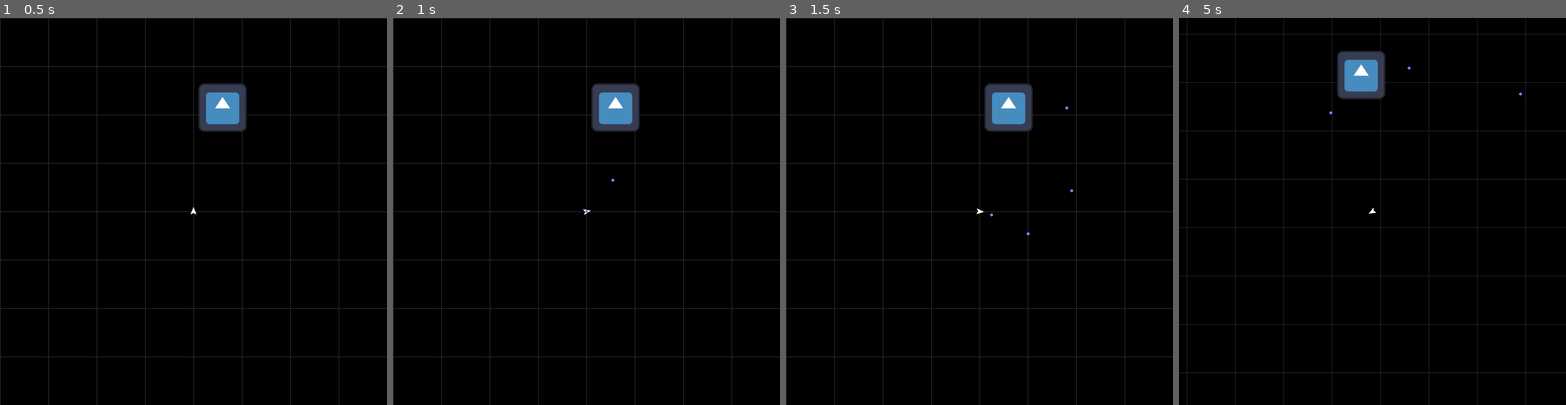
Above: before the commit, frames 1-4 (left to right).
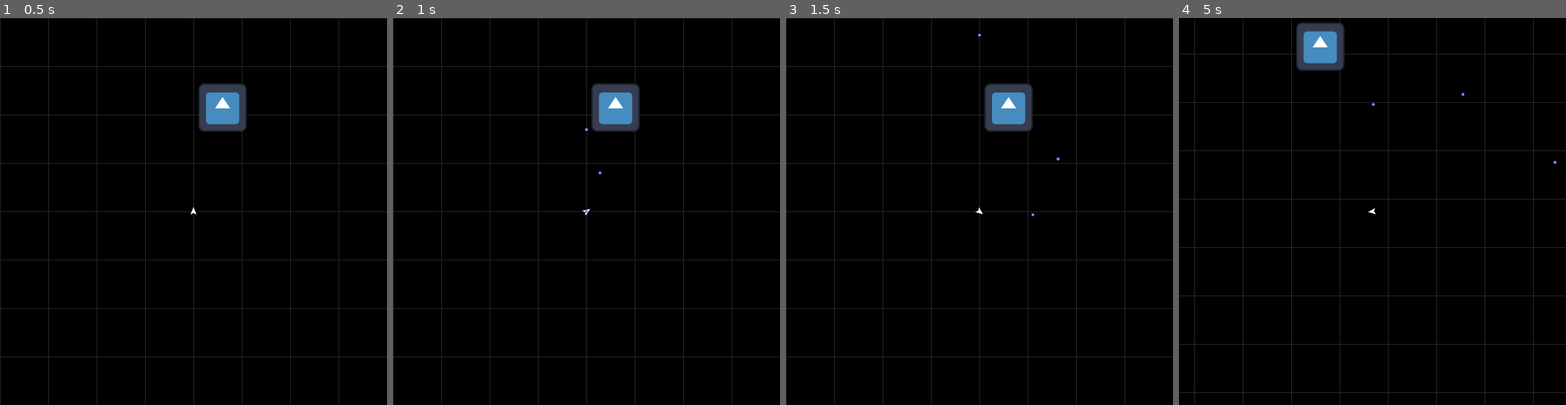
Above: after the commit, the same moments.

Repository: Trantarius/ArcadeGame
Game: Godot game, scene res://main.tscn
The game is run twice, just before and just after one commit, with the same random seed, the same clock (stepped at 60 frames per second) and the same inputs. The engine's default icon, where the game draws it, is replaced by a stand-in: a white triangle on a blue panel in a dark square.
Inputs (mouse positions are in pixels of both pictures, inside the frame that each line leads up to):
- Up to frame 1 (0.5 s): no input
- Up to frame 2 (1 s): tap Enter at 0.5 s; move the mouse to (671, 192) at 0.52 s; hold D (right) from 0.53 s (still down); hold Space (shoot) from 0.53 s (still down)
- Up to frame 3 (1.5 s): move the mouse to (902, 230) at 1.27 s; release D (right) at 1.28 s; release Space (shoot) at 1.28 s; hold A (left) from 1.28 s (still down); tap Space (shoot) at 1.35 s
- Up to frame 4 (5 s): move the mouse to (1411, 126) at 2.02 s; release A (left) at 2.03 s; hold D (right) 2.03-2.78 s; hold Space (shoot) 2.03-2.78 s; tap Enter at 2.75 s; move the mouse to (1353, 288) at 2.77 s; hold W (forward) 2.78-3.53 s; tap Space (shoot) at 2.85, 4.35 s; move the mouse to (1488, 269) at 3.52 s; hold Space (shoot) 3.53-4.28 s; hold A (left) from 3.53 s (still down); move the mouse to (1256, 153) at 4.27 s

Frame 1 is identical in both runs. In frame 2, less than 0.1% of the frame differs, in the area x 49-58%, y 28-51%; in frame 3, less than 0.1%; in frame 4, 6.8%, in the area x 0-100%, y 0-100%.

Commit message:
convert actors into rigidbodies

Diff:
--- a/Actor.gd
+++ b/Actor.gd
@@ -1,27 +1,44 @@
 class_name Actor
-extends CharacterBody2D
+extends RigidBody2D
 
 @export var max_health:float = 10
-## (Maximum) Linear acceleration
-@export var acceleration:float = 30
-## (Maximum) Linear speed
-@export var max_speed:float = 300
-## (Maximum) Angular speed
-@export var rotation_speed:float = 3
-## Portion of linear velocity decayed per second
-@export var velocity_damp:float = 0
+@onready var health:float = max_health
 
-@onready var health:float = max_health
+enum ControlMode{
+	## Target is the desired thrust value (will be clamped to max thrust before being applied).
+	THRUST,
+	## Target is the desired velocity. Thrust will automatically be set to try to reach that velocity.
+	VELOCITY,
+	## Target is the desired position. Thrust will automatically be set to try to reach that position (and stop there, if brake is true).
+	POSITION}
+
+## Maximum self-applied force.
+@export var max_linear_thrust:float = 100
+## Linear velocity will be clamped if it exceeds this value.
+@export var max_linear_speed:float = 300
+## Determines how linear_target will be used.
+@export var linear_control_mode:ControlMode = ControlMode.THRUST
+## When in position mode, thrust will be reversed to try to come to rest at the target position. Has no effect when linear_control_mode != POSITION.
+@export var linear_brake:bool = true
+var linear_target:Vector2
+
+## Maximum self-applied torque.
+@export var max_angular_thrust:float = 100
+## Angular velocity will be clamped if it exceeds this value.
+@export var max_angular_speed:float = 3
+## Determines how angular_target will be used.
+@export var angular_control_mode:ControlMode = ControlMode.THRUST
+## When in position mode, thrust will be reversed to try to come to rest at the target position. Has no effect when angular_control_mode != POSITION.
+@export var angular_brake:bool = true
+var angular_target:float
 
 signal death
 signal damage_taken(damage:Damage)
 signal damage_dealt(damage:Damage)
 
-# position the previous frame, used for correcting velocity
-var last_frame_position:Vector2
-
-func _enter_tree() -> void:
-	last_frame_position=position
+func _init()->void:
+	contact_monitor=true
+	max_contacts_reported=2
 
 func take_damage(damage:Damage)->void:
 	damage.target=self
@@ -38,18 +55,58 @@
 		death.emit()
 		queue_free()
 
-# NB: MUST be called by subclass if the subclass implements _physics_process
-func _physics_process(delta: float) -> void:
+func _integrate_forces(state: PhysicsDirectBodyState2D) -> void:
 
-	velocity *= 1 - velocity_damp * delta
-	if(velocity.length() > max_speed):
-		velocity = velocity.normalized() * max_speed
+	match(linear_control_mode):
+		ControlMode.THRUST:
+			state.set_constant_force(linear_target.limit_length(max_linear_thrust))
 
-	move_and_slide()
+		ControlMode.VELOCITY:
+			var thrust:Vector2 = (linear_target.limit_length(max_linear_speed)-state.linear_velocity).normalized()*max_linear_thrust
+			state.set_constant_force(thrust)
 
-	var actual_motion:Vector2 = (position-last_frame_position)
-	var am_lsqr:float = actual_motion.length_squared()
-	if(am_lsqr>0.0001):
-		# project the velocity onto the actual movement direction
-		velocity = actual_motion * max(0,velocity.dot(actual_motion)) / am_lsqr
-	last_frame_position=position
+		ControlMode.POSITION:
+			if(linear_brake):
+
+				var accel:float = max_linear_thrust*state.inverse_mass
+				var brake_time:float = state.linear_velocity.length() / accel
+				var anticipated_position:Vector2 = position + state.linear_velocity*brake_time/2
+				var correction_dir:Vector2 = (linear_target-anticipated_position).normalized()
+				var thrust:Vector2 = (correction_dir-state.linear_velocity.normalized()/2).normalized()*max_linear_thrust
+				state.set_constant_force(thrust)
+			else:
+
+				var xlen:float = (linear_target-position).length()
+				var xdir:Vector2 = (linear_target-position)/xlen
+				var accel:float = max_linear_thrust*state.inverse_mass
+
+				# 0 = (1/2) a t^2 + vi t + -d
+				# (-b + sqrt(b*b - 4*a*c))/(2*a)
+				var vi:float = state.linear_velocity.dot(xdir)
+				var xtime:float = (sqrt(vi*vi + 2*accel*xlen)-vi)/accel
+
+				var ytime:float = abs(state.linear_velocity.dot(xdir.orthogonal()))*2/accel
+				var tdir:Vector2 = xtime*xdir - ytime*sign(state.linear_velocity.dot(xdir.orthogonal()))*xdir.orthogonal()
+				var thrust:Vector2 = tdir.normalized()*max_linear_thrust
+				state.set_constant_force(thrust)
+
+	match(angular_control_mode):
+		ControlMode.THRUST:
+			state.set_constant_torque(clamp(angular_target,-max_angular_thrust,max_angular_thrust))
+
+		ControlMode.VELOCITY:
+			var thrust:float = sign(clamp(angular_target,-max_angular_speed,max_angular_speed)-state.angular_velocity)*max_angular_thrust
+			state.set_constant_torque(thrust)
+
+		ControlMode.POSITION:
+			if(angular_brake):
+				var accel:float = max_angular_thrust*state.inverse_inertia
+				var brake_time:float = abs(state.angular_velocity) / accel
+				var anticipated_position:float = rotation + state.angular_velocity*brake_time/2
+				var thrust:float = sign(angle_difference(anticipated_position,angular_target))*max_angular_thrust
+				state.set_constant_torque(thrust)
+			else:
+				state.set_constant_torque(-max_angular_thrust*sign(angle_difference(angular_target,rotation)))
+
+	state.linear_velocity = state.linear_velocity.limit_length(max_linear_speed)
+	state.angular_velocity = clamp(state.angular_velocity,-max_angular_speed,max_angular_speed)
--- a/Enemy.gd
+++ b/Enemy.gd
@@ -1,7 +1,7 @@
 class_name Enemy
 extends Actor
 
-## Damage dealt to player on contact
+## Damage dealt to player on contact (requires contact_monitor to be enabled)
 @export var contact_damage:float = 1
 ## Whether or not the enemy should die when dealing contact damage
 @export var contact_suicide:bool = false
@@ -26,20 +26,17 @@
 			closest_player_dsqr=dsqr
 	return closest_player
 
-# NB: MUST be called by subclass if the subclass implements _physics_process
-func _physics_process(delta: float) -> void:
+func _integrate_forces(state: PhysicsDirectBodyState2D) -> void:
+	super(state)
 
-	super(delta)
-
-	for coll_idx:int in range(get_slide_collision_count()):
-		var collision:KinematicCollision2D = get_slide_collision(coll_idx)
-		if(collision.get_collider() is Player):
+	for coll_idx:int in range(state.get_contact_count()):
+		if(state.get_contact_collider_object(coll_idx) is Player):
 			var damage:Damage = Damage.new()
 			damage.amount = contact_damage
-			damage.position = collision.get_position()
-			damage.direction = collision.get_normal()
+			damage.position = state.get_contact_collider_position(coll_idx)
+			damage.direction = state.transform.basis_xform(state.get_contact_local_normal(coll_idx))
 			damage.source = self
-			collision.get_collider().take_damage(damage)
+			state.get_contact_collider_object(coll_idx).take_damage(damage)
 
 			if(contact_suicide):
 				var self_damage:Damage = Damage.new()
@@ -47,6 +44,7 @@
 				self_damage.position = position
 				self_damage.source = self
 				take_damage(self_damage)
+				break
 
 	var nearest_player:Player = find_nearest_player()
 	if(nearest_player!=null && (nearest_player.position-position).length()>despawn_distance):
--- a/EnemySpawner.gd
+++ b/EnemySpawner.gd
@@ -52,7 +52,7 @@
 	# pick a random scene from spawn list, weighted by spawn_rate
 	var choice:float = randf() * total_weight_in_list
 	var chosen_scene:PackedScene
-	for scene in spawn_list:
+	for scene:PackedScene in spawn_list:
 		choice-=spawn_list[scene]
 		if(choice<=0):
 			chosen_scene=scene
--- /dev/null
+++ b/actor_test/actor_test.tscn
@@ -0,0 +1,114 @@
+[gd_scene load_steps=5 format=3 uid="uid://bt818sjuyr51y"]
+
+[ext_resource type="Texture2D" uid="uid://bude4na0hnosm" path="res://icon.svg" id="2_my3qk"]
+
+[sub_resource type="GDScript" id="GDScript_opxtt"]
+script/source = "extends Actor
+
+
+
+# Called every frame. 'delta' is the elapsed time since the previous frame.
+func _process(_delta: float) -> void:
+	var thrust:Vector2 = constant_force
+	$Thrust.points = [Vector2.ZERO,thrust]
+	$Velocity.points = [Vector2.ZERO, linear_velocity]
+
+	var mpos:Vector2 = get_viewport().get_mouse_position()
+	linear_target=mpos
+	$Target.points = [Vector2.ZERO, linear_target-position]
+
+
+
+"
+
+[sub_resource type="RectangleShape2D" id="RectangleShape2D_opakp"]
+size = Vector2(32, 32)
+
+[sub_resource type="GDScript" id="GDScript_d57ax"]
+script/source = "extends Actor
+
+
+# Called every frame. 'delta' is the elapsed time since the previous frame.
+func _process(delta: float) -> void:
+	var thrust:float = constant_torque/1000
+	var thrust_points:PackedVector2Array = [Vector2.RIGHT*64]
+	for n:float in range(floor(abs(thrust)*100)):
+		thrust_points.push_back(Vector2.RIGHT.rotated(sign(thrust)*n/100.0)*64)
+	$Thrust.points = thrust_points
+
+	var velocity_points:PackedVector2Array = [Vector2.RIGHT*60]
+	for n:float in range(floor(abs(angular_velocity)*100)):
+		velocity_points.push_back(Vector2.RIGHT.rotated(sign(angular_velocity)*n/100.0)*60)
+	$Velocity.points = velocity_points
+
+	var mpos:Vector2 = get_viewport().get_mouse_position()
+	angular_target = (mpos-position).angle()
+	$Target.points = [Vector2.ZERO, (mpos-position).rotated(-rotation)]
+"
+
+[node name="ActorTest" type="Node2D"]
+
+[node name="LinearTestActor" type="RigidBody2D" parent="."]
+position = Vector2(512, 512)
+collision_layer = 0
+collision_mask = 0
+script = SubResource("GDScript_opxtt")
+linear_control_mode = 2
+linear_brake = false
+
+[node name="CollisionShape2D" type="CollisionShape2D" parent="LinearTestActor"]
+shape = SubResource("RectangleShape2D_opakp")
+
+[node name="Sprite2D" type="Sprite2D" parent="LinearTestActor"]
+scale = Vector2(0.25, 0.25)
+texture = ExtResource("2_my3qk")
+
+[node name="Target" type="Line2D" parent="LinearTestActor"]
+points = PackedVector2Array(0, 0, 100, -80)
+width = 2.0
+default_color = Color(0, 1, 0, 1)
+
+[node name="Velocity" type="Line2D" parent="LinearTestActor"]
+points = PackedVector2Array(0, 0, 100, -80)
+width = 2.0
+default_color = Color(1, 0, 0, 1)
+
+[node name="Thrust" type="Line2D" parent="LinearTestActor"]
+points = PackedVector2Array(0, 0, 100, -80)
+width = 2.0
+default_color = Color(0, 0, 1, 1)
+
+[node name="AngularTestActor" type="RigidBody2D" parent="."]
+visible = false
+position = Vector2(512, 512)
+collision_layer = 0
+collision_mask = 0
+script = SubResource("GDScript_d57ax")
+max_angular_thrust = 1000.0
+angular_control_mode = 2
+
+[node name="CollisionShape2D" type="CollisionShape2D" parent="AngularTestActor"]
+shape = SubResource("RectangleShape2D_opakp")
+
+[node name="Sprite2D" type="Sprite2D" parent="AngularTestActor"]
+scale = Vector2(0.25, 0.25)
+texture = ExtResource("2_my3qk")
+
+[node name="Target" type="Line2D" parent="AngularTestActor"]
+points = PackedVector2Array(0, 0, 100, -80)
+width = 2.0
+default_color = Color(0, 1, 0, 1)
+
+[node name="Velocity" type="Line2D" parent="AngularTestActor"]
+points = PackedVector2Array(0, 0, 100, -80)
+width = 2.0
+default_color = Color(1, 0, 0, 1)
+
+[node name="Thrust" type="Line2D" parent="AngularTestActor"]
+points = PackedVector2Array(0, 0, 100, -80)
+width = 2.0
+default_color = Color(0, 0, 1, 1)
+
+[node name="Line2D" type="Line2D" parent="AngularTestActor"]
+points = PackedVector2Array(0, 0, 64, 0)
+width = 2.0
--- a/main.tscn
+++ b/main.tscn
@@ -1,11 +1,10 @@
-[gd_scene load_steps=9 format=3 uid="uid://gvye6ccvjd55"]
+[gd_scene load_steps=8 format=3 uid="uid://gvye6ccvjd55"]
 
 [ext_resource type="Texture2D" uid="uid://4xhd4jghtml5" path="res://grid.png" id="1_ennhv"]
 [ext_resource type="Script" path="res://BackgroundTexture.gd" id="2_0i1pn"]
 [ext_resource type="PackedScene" uid="uid://ccgupredk0a3f" path="res://player/player.tscn" id="3_d6lla"]
 [ext_resource type="Texture2D" uid="uid://bude4na0hnosm" path="res://icon.svg" id="3_nlt01"]
 [ext_resource type="PackedScene" uid="uid://b84l7h2qte8nl" path="res://spiky/spiky_factory.tscn" id="5_84w4x"]
-[ext_resource type="PackedScene" uid="uid://cb3satgchcg1i" path="res://spiky/spiky.tscn" id="5_geqg6"]
 [ext_resource type="Script" path="res://EnemySpawner.gd" id="6_xg0x2"]
 
 [sub_resource type="RectangleShape2D" id="RectangleShape2D_3hhoi"]
@@ -45,5 +44,5 @@
 [node name="EnemySpawner" type="Node" parent="."]
 script = ExtResource("6_xg0x2")
 target_points = 100.0
-enemy_list = Array[PackedScene]([ExtResource("5_84w4x"), ExtResource("5_geqg6")])
+enemy_list = Array[PackedScene]([ExtResource("5_84w4x")])
 print_spawns = true
--- a/player/Player.gd
+++ b/player/Player.gd
@@ -8,19 +8,19 @@
 
 func _ready()->void:
 	# ensure camera stays around after player dies
-	death.connect(func():
+	death.connect(func()->void:
 		$Camera2D.reparent(get_parent()))
 
 func _physics_process(delta: float) -> void:
 
 	# since 'left' and 'right' are buttons, this will always be -1, 0, or 1
 	var rotation_input:float = Input.get_axis('left','right')
-	rotate(rotation_input * delta * rotation_speed)
+	angular_target = rotation_input * max_angular_speed
 
 	if(Input.is_action_pressed('forward')):
-		velocity += global_transform.basis_xform(Vector2.UP).normalized() * acceleration * delta
-
-	super(delta)
+		linear_target = global_transform.basis_xform(Vector2.UP).normalized() * max_linear_thrust
+	else:
+		linear_target = Vector2.ZERO
 
 	shot_timer-=delta
 	if(Input.is_action_pressed('shoot') && shot_timer<=0):
@@ -30,7 +30,7 @@
 func fire_bullet()->void:
 	var bullet:Projectile = preload("res://bullet.tscn").instantiate()
 	bullet.position = position
-	bullet.velocity = 500 * global_transform.basis_xform(Vector2.UP).normalized() + velocity
+	bullet.velocity = 500 * global_transform.basis_xform(Vector2.UP).normalized() + linear_velocity
 	# enable collision with enemies
 	bullet.collision_mask|=0b100
 	bullet.modulate=Color(0.5,0.5,1)
--- a/player/player.tscn
+++ b/player/player.tscn
@@ -2,14 +2,14 @@
 
 [ext_resource type="Script" path="res://player/Player.gd" id="1_n287t"]
 
-[node name="Player" type="CharacterBody2D" groups=["Players"]]
+[node name="Player" type="RigidBody2D" groups=["Players"]]
 collision_layer = 2
 collision_mask = 5
-motion_mode = 1
 script = ExtResource("1_n287t")
 fire_rate = 5.0
-acceleration = 100.0
-max_speed = 500.0
+max_linear_thrust = 200.0
+max_angular_thrust = 600.0
+angular_control_mode = 1
 
 [node name="Polygon2D" type="Polygon2D" parent="."]
 antialiased = true
--- a/project.godot
+++ b/project.godot
@@ -63,6 +63,12 @@
 2d_physics/layer_2="Player"
 2d_physics/layer_3="Enemy"
 
+[physics]
+
+2d/default_gravity=0.0
+2d/default_linear_damp=0.0
+2d/default_angular_damp=0.0
+
 [rendering]
 
 renderer/rendering_method="gl_compatibility"
--- a/spiky/Spiky.gd
+++ b/spiky/Spiky.gd
@@ -2,20 +2,12 @@
 extends Enemy
 
 
-func _physics_process(delta: float) -> void:
+func _physics_process(_delta: float) -> void:
 
-	var move_dir:Vector2
 	var target:Player = find_nearest_player()
 	if(target==null):
-		if(velocity==Vector2.ZERO):
-			move_dir=Vector2.ZERO
-		else:
-			move_dir=-velocity.normalized()
+		linear_target = position
+		angular_target = 0
 	else:
-		move_dir=(target.position-position).normalized()
-
-	if(move_dir!=Vector2.ZERO):
-		rotate(sin(move_dir.angle_to(velocity)) * rotation_speed * delta)
-	velocity += move_dir * acceleration * delta
-
-	super(delta)
+		linear_target = target.position
+		angular_target = sin(constant_force.angle_to(linear_velocity)) * max_angular_thrust
--- a/spiky/SpikyFactory.gd
+++ b/spiky/SpikyFactory.gd
@@ -3,16 +3,15 @@
 
 ## Seconds between Spiky spawning events
 @export var spawn_time:float = 10
-## Constant rotation speed
-@export var spin_speed:float = 0.5
 
 ## Time until next spawn event
 @onready var spawn_timer:float = spawn_time
 
+func _ready() -> void:
+	linear_target = Vector2.ZERO
+	angular_target = max_angular_speed
+
 func _physics_process(delta: float) -> void:
-	rotate(spin_speed * delta)
-
-	super(delta)
 
 	spawn_timer-=delta
 	if(spawn_timer<=0):
@@ -20,10 +19,10 @@
 		spawn_spikies()
 
 func spawn_spikies()->void:
-	for n in range(6):
+	for n:int in range(6):
 		var dir:Vector2 = global_transform.basis_xform(Vector2.RIGHT).rotated(n*TAU/6)
 		var spiky:Spiky = preload("res://spiky/spiky.tscn").instantiate()
 		spiky.position = position + dir * 32
-		spiky.velocity = dir * spiky.max_speed
+		spiky.linear_velocity = dir * spiky.max_linear_speed
 		spiky.add_collision_exception_with(self)
 		get_parent().add_child(spiky)
--- a/spiky/spiky.tscn
+++ b/spiky/spiky.tscn
@@ -5,15 +5,15 @@
 [sub_resource type="CircleShape2D" id="CircleShape2D_qpxtk"]
 radius = 6.0
 
-[node name="Spiky" type="CharacterBody2D" groups=["Enemies"]]
+[node name="Spiky" type="RigidBody2D" groups=["Enemies"]]
 collision_layer = 4
 collision_mask = 7
-motion_mode = 1
 script = ExtResource("1_185kc")
 contact_damage = 3.0
 contact_suicide = true
 max_health = 1.0
-velocity_damp = 0.5
+linear_control_mode = 2
+linear_brake = false
 
 [node name="Polygon2D" type="Polygon2D" parent="."]
 color = Color(0.686275, 0.231373, 0.207843, 1)
--- a/spiky/spiky_factory.tscn
+++ b/spiky/spiky_factory.tscn
@@ -2,12 +2,15 @@
 
 [ext_resource type="Script" path="res://spiky/SpikyFactory.gd" id="1_8hxwo"]
 
-[node name="SpikyFactory" type="CharacterBody2D" groups=["Enemies"]]
+[node name="SpikyFactory" type="RigidBody2D" groups=["Enemies"]]
 collision_layer = 4
 collision_mask = 7
-motion_mode = 1
+max_contacts_reported = 1
+contact_monitor = true
 script = ExtResource("1_8hxwo")
 point_value = 10.0
+linear_control_mode = 1
+angular_control_mode = 1
 
 [node name="Polygon2D" type="Polygon2D" parent="."]
 color = Color(1, 0.5, 0.5, 1)
